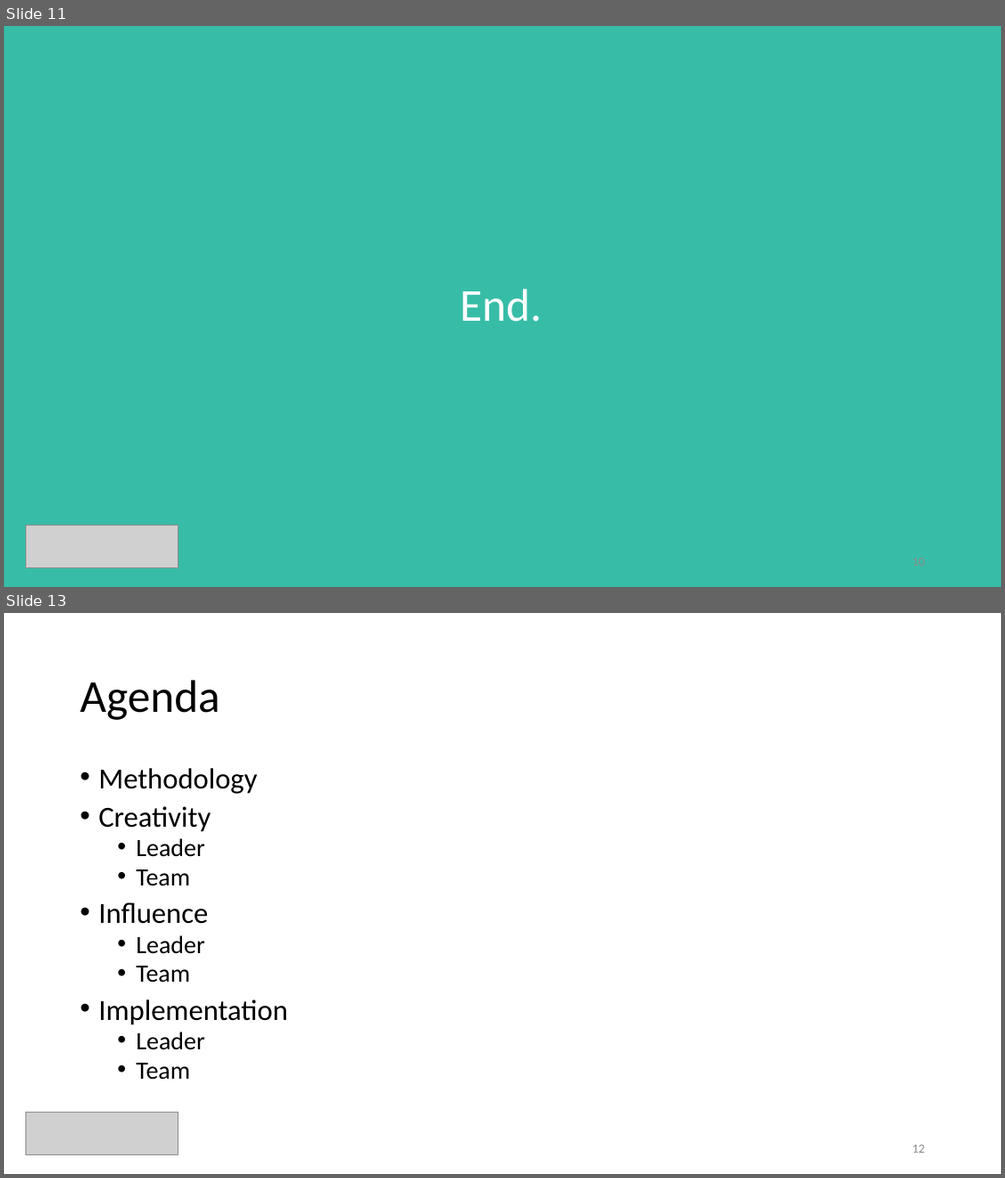
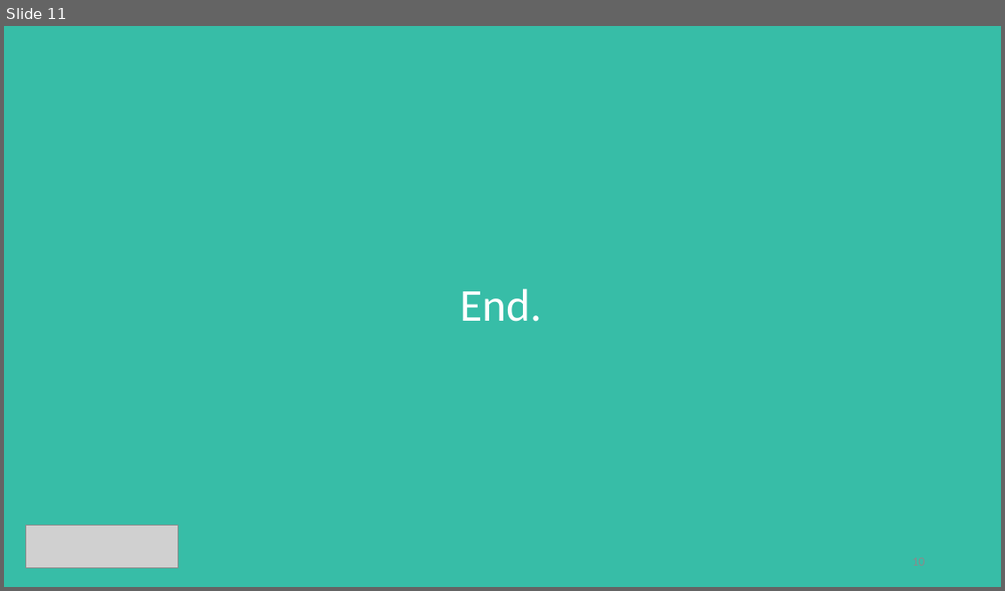
Before and after one commit to ceciliacheungns/Analytics_In_Business, a slide deck: Presentation.pptx. Shown one above the other, each under a label of ours: slides 11 and 13 before the commit, slide 11 after it; the slides between them are not shown. The pictures are 1005x1178 and 1005x591 pixels, drawn with LibreOffice and Linux fonts; fonts in the diff are those of the drawing; grey boxes stand for pictures. Boxes give left, top, right and bottom in pixels: in the first picture for what was removed or moved away, otherwise in the second. Text is boxed around its words. In the diff, an @@ line names an element or a change of style, - is before the commit and + after.

```diff
--- a/Presentation.pptx
+++ b/Presentation.pptx
@@ slide 13 removed at bbox=[4, 613, 1001, 1174], background #FFFFFF @@
@@ title removed at bbox=[80, 680, 219, 720] @@
-Agenda
@@ text removed at bbox=[98, 768, 288, 1079] @@
-• Methodology
-• Creativity
-  • Leader
-  • Team
-• Influence
-  • Leader
-  • Team
-• Implementation
-  • Leader
-  • Team
@@ picture removed at bbox=[25, 1111, 178, 1154] @@
@@ page number removed at bbox=[912, 1144, 924, 1152] @@
-12
```
Also in this commit, not shown: 3 slides changed, 1 other slide removed.
